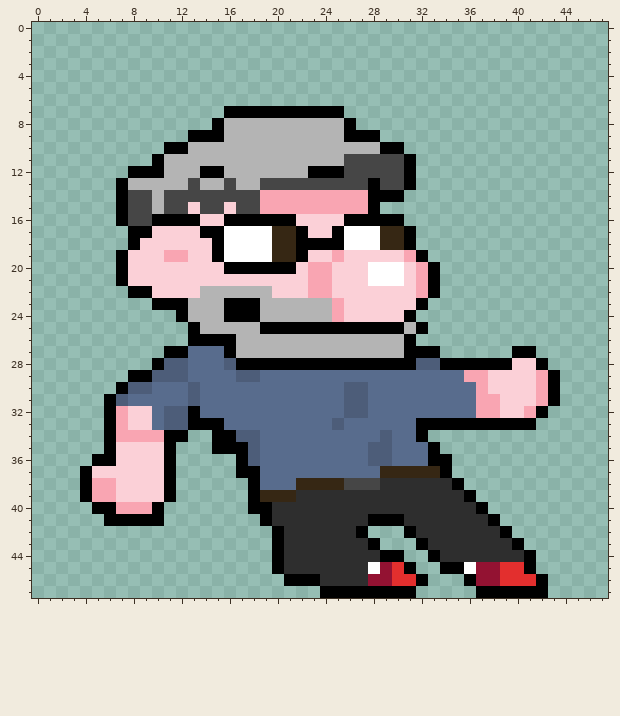
Pixel-art sprite -- data/personagemprincipal6.png. Above, as it was before the edit.
The file is 48x48 pixels. Colours within 5 levels of each other are drawn and written as one.
After the commit:
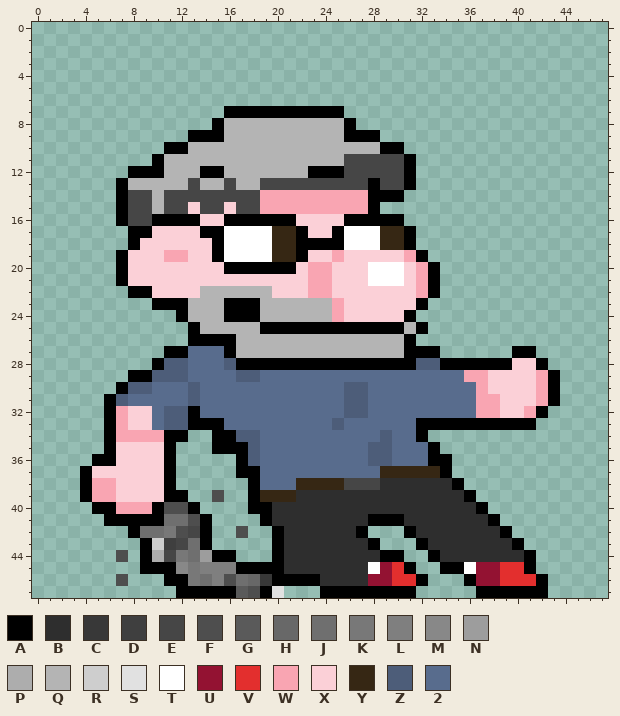
Palette (. is transparent): A #000000  B #2e2e2e  C #383838  D #3f3f3f  E #464646  F #4e4e4e  G #5a5a5a  H #686868  J #6f6f6f  K #787878  L #7f7f7f  M #888888  N #9d9d9d  P #adadad  Q #b4b4b4  R #cecece  S #e1e1e1  T #ffffff  U #931232  V #e32f2e  W #f9a5b2  X #fbd0d7  Y #362714  Z #4d5d79  2 #586c8d
Edits made:
{"y":39,"x":12,"old":".","new":"A"}
{"y":39,"x":15,"old":".","new":"F"}
{"y":40,"x":11,"old":"...","new":"FFA"}
{"y":41,"x":11,"old":"....","new":"JJFA"}
{"y":42,"x":8,"old":".......","new":"AJJKFEA"}
{"y":42,"x":17,"old":".","new":"F"}
{"y":43,"x":9,"old":"......","new":"ARDEJA"}
{"y":44,"x":7,"old":".","new":"F"}
{"y":44,"x":9,"old":"........","new":"APEKJNAA"}
{"y":45,"x":9,"old":"...........","new":"AAAMKLLLAAA"}
{"y":46,"x":7,"old":".","new":"F"}
{"y":46,"x":11,"old":"..........","new":"AAKJLFJHCA"}
{"y":47,"x":12,"old":".........","new":"AAAAAGFAS"}
